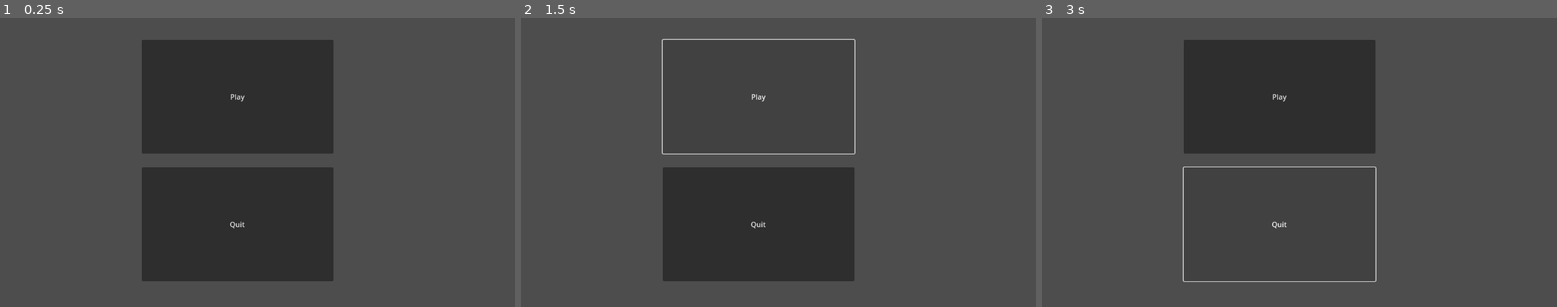
Above: before the commit, frames 1-3 (left to right).
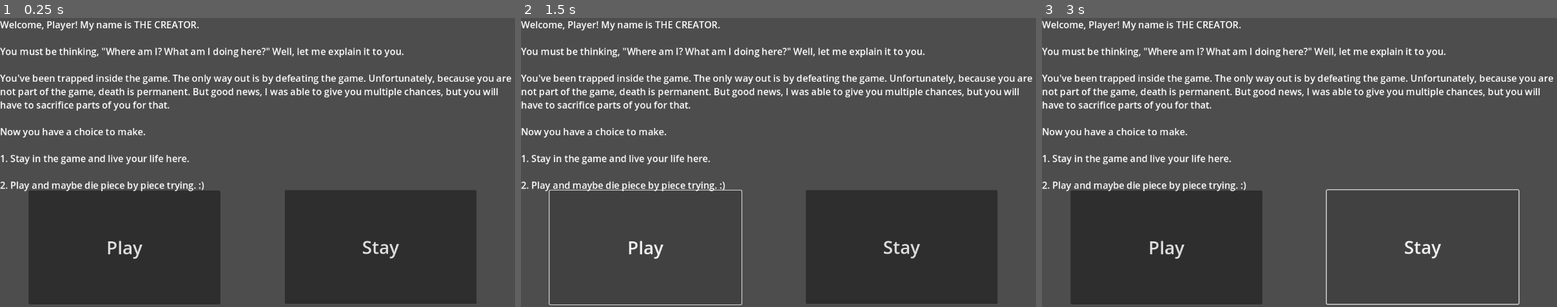
Above: after the commit, the same moments.

Repository: DarcoLard/new-game-project
Game: Godot game, scene res://main.tscn
The game is run twice, just before and just after one commit, with the same random seed, the same clock (stepped at 60 frames per second) and the same inputs.
Inputs:
- Up to frame 1 (0.25 s): no input
- Up to frame 2 (1.5 s): click "Quit" (after the commit: "Stay") at 0.5 s; click "Play" at 1.25 s
- Up to frame 3 (3 s): click "Play" at 2 s; click "Quit" (after the commit: "Stay") at 2.75 s

The runs differ from the first frame. In frame 1, 46% of the frame differs, in the area x 0-100%, y 1-100%; in frame 2, 25%; in frame 3, 29%.

Commit message:
Update main.tscn

Diff:
--- a/main.tscn
+++ b/main.tscn
@@ -1,17 +1,37 @@
 [gd_scene format=3 uid="uid://cqow47bch5ocs"]
 
-[node name="Main" type="Node2D"]
+[node name="Main Menu" type="Node2D"]
 
 [node name="Play buton" type="Button" parent="."]
-offset_left = 317.0
-offset_top = 49.0
-offset_right = 746.0
-offset_bottom = 304.0
+offset_left = 64.0
+offset_top = 386.8
+offset_right = 493.0
+offset_bottom = 641.8
+theme_override_font_sizes/font_size = 40
 text = "Play"
+metadata/_edit_use_anchors_ = true
 
 [node name="Quit buton" type="Button" parent="."]
-offset_left = 317.0
-offset_top = 335.0
-offset_right = 746.0
-offset_bottom = 590.0
-text = "Quit"
+offset_left = 637.0
+offset_top = 386.0
+offset_right = 1066.0
+offset_bottom = 641.0
+theme_override_font_sizes/font_size = 40
+text = "Stay"
+metadata/_edit_use_anchors_ = true
+
+[node name="RichTextLabel" type="RichTextLabel" parent="."]
+offset_right = 1151.0
+offset_bottom = 479.0
+theme_override_font_sizes/normal_font_size = 21
+text = "Welcome, Player! My name is THE CREATOR.
+
+You must be thinking, \"Where am I? What am I doing here?\" Well, let me explain it to you.
+
+You've been trapped inside the game. The only way out is by defeating the game. Unfortunately, because you are not part of the game, death is permanent. But good news, I was able to give you multiple chances, but you will have to sacrifice parts of you for that.
+
+Now you have a choice to make.
+
+1. Stay in the game and live your life here.
+
+2. Play and maybe die piece by piece trying. :)"
